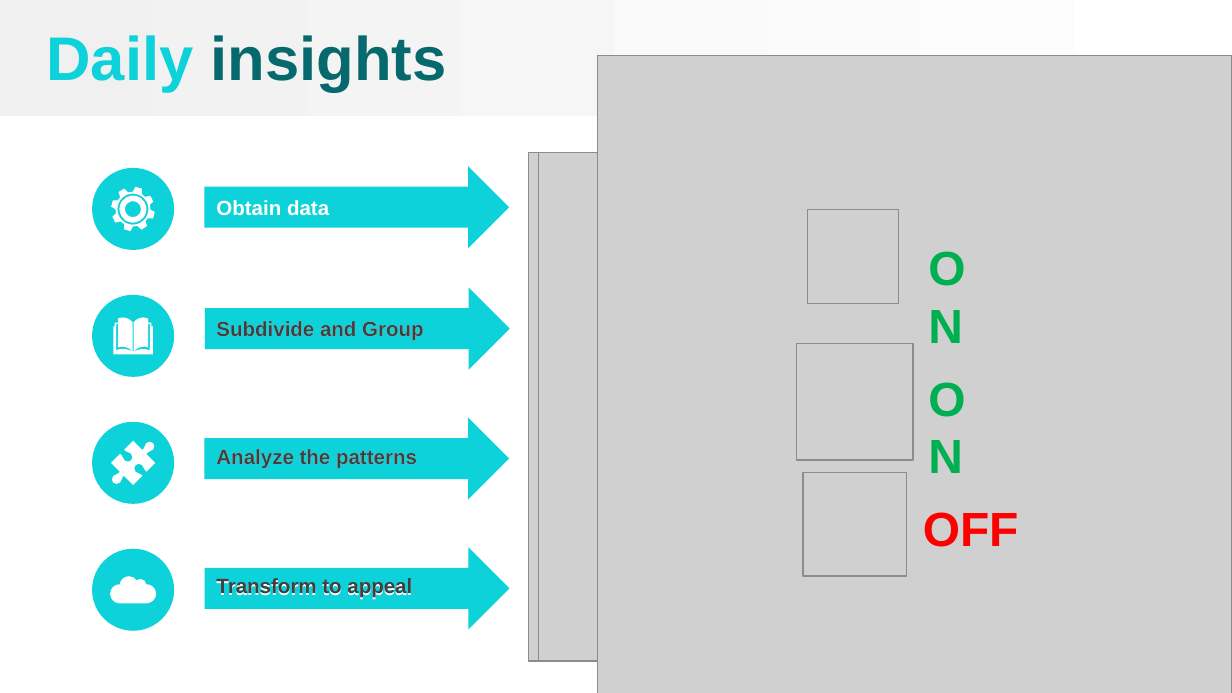
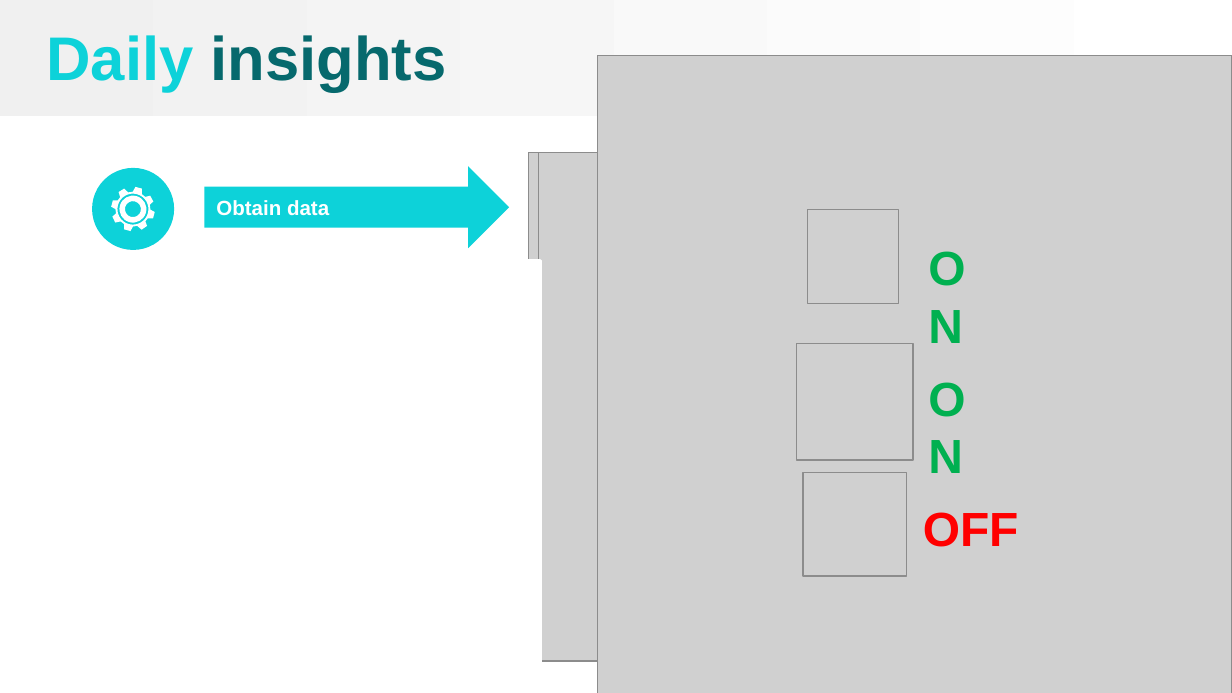
Before and after one commit to JJeroenjeroen/Ubiqum-objective-3-IoT-analysis, a slide deck: slide 4 of Task 2 - Visualize and Analyze Energy Data/Presentation/presentation V1.0.pptx. Drawn at 1232x693 pixels with LibreOffice and Linux fonts; fonts in the diff are those of the drawing; grey boxes stand for pictures; background and template pictures are left out. Boxes give left, top, right and bottom in pixels: in the first picture for what was removed or moved away, otherwise in the second. Text is boxed around its words. In the diff, an @@ line names an element or a change of style, - is before the commit and + after.

```diff
--- a/Task 2 - Visualize and Analyze Energy Data/Presentation/presentation V1.0.pptx
+++ b/Task 2 - Visualize and Analyze Energy Data/Presentation/presentation V1.0.pptx
@@ rectangle added at (81,261,540,693), fill #FFFFFF, outline #FFFFFF 2 pt @@
@@ ellipse removed at (92,294,175,377) @@
@@ right arrow removed at (205,287,509,370) @@
@@ freeform shape removed at (113,318,153,355) @@
@@ right arrow removed at (205,418,509,500) @@
@@ ellipse removed at (92,421,175,504) @@
@@ freeform shape removed at (102,432,163,494) @@
@@ ellipse removed at (92,548,175,631) @@
@@ right arrow removed at (205,547,509,630) @@
@@ freeform shape removed at (110,577,155,604) @@
```
Also in this commit, not shown: 2 other slides changed, 1 slide added, 1 slide removed, 8 other files.
